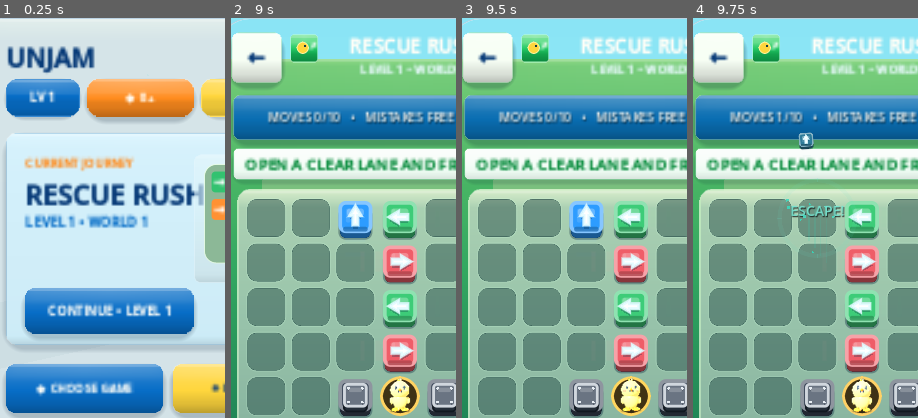
Above: before the commit, frames 1-4 (left to right).
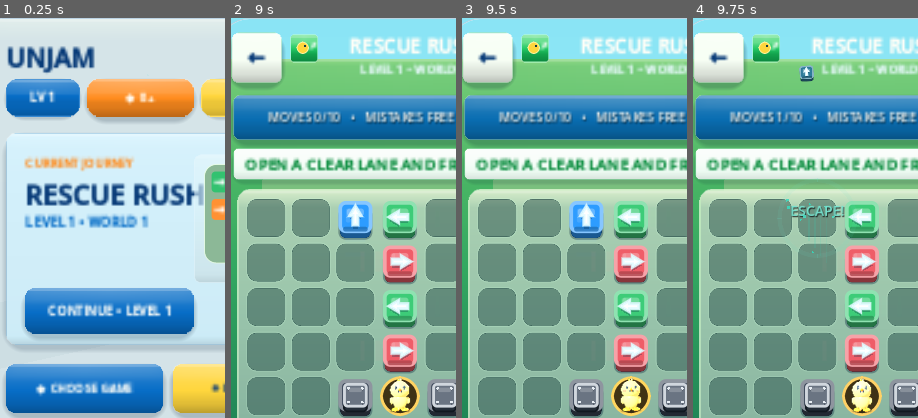
Above: after the commit, the same moments.

Repository: eghosa001/unjam
Game: Godot game, scene res://scenes/Main.tscn
Same seed, same stepped clock (60 frames per second), same inputs: the game is played once before the commit and once after it.
Inputs (mouse positions are % of the whole screen's width and height, from its top left):
- Up to frame 1 (0.25 s): no input
- Up to frame 2 (9 s): click "CONTINUE • LEVEL 1" at 0.5 s; click "PLAY NOW" at 1.25 s; click "↻ RESTART" at 2 s; click "↻ RESTART" at 2.75 s; click "↻ RESTART" at 3.5 s; click "←" at 4.25 s; click "NEXT ▶" at 5 s; click "NEXT ▶" at 5.75 s; click "‹" at 6.5 s; click "‹" at 7.25 s; click "CONTINUE • LEVEL 1" at 8 s; click "↻" at 8.75 s
- Up to frame 3 (9.5 s): no input
- Up to frame 4 (9.75 s): click (40, 25) at 9.52 s
The pictures show only the part of the screen within x 12-62%, y 0-50%; the shares and areas given below are measured in that part.

Frames 1-3 are identical in both runs. In frame 4, 0.5% of the frame differs, in the area x 46-54%, y 11-33%.

Commit message:
motion: tighten premium puzzle response timings

Diff:
--- a/scripts/ui/motion_system.gd
+++ b/scripts/ui/motion_system.gd
@@ -3,14 +3,17 @@
 # One vocabulary for every transition/gameplay tween. Keep this deliberately
 # small: consistency reads as quality more than having dozens of curves.
 const DURATIONS := {
-	&"micro": 0.07,
-	&"press": 0.10,
-	&"travel": 0.22,
-	&"settle": 0.14,
-	&"celebrate": 0.34,
-	&"screen": 0.14,
-	&"pour": 0.28,
-	&"reflow": 0.16,
+	# Premium puzzle controls should acknowledge input inside a single visual beat.
+	# These values keep motion readable while removing the small "wait" between
+	# touch, travel, settle and the next available decision.
+	&"micro": 0.055,
+	&"press": 0.085,
+	&"travel": 0.19,
+	&"settle": 0.12,
+	&"celebrate": 0.30,
+	&"screen": 0.12,
+	&"pour": 0.235,
+	&"reflow": 0.135,
 }
 const FAST_SCALE := 0.62
 const REDUCED_SCALE := 0.28
